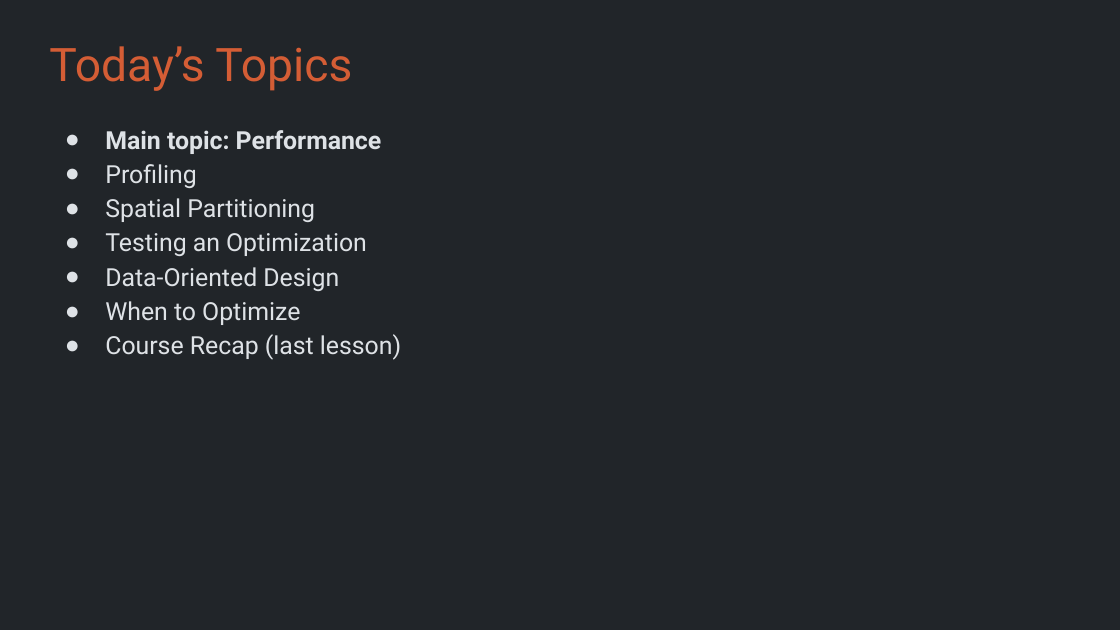
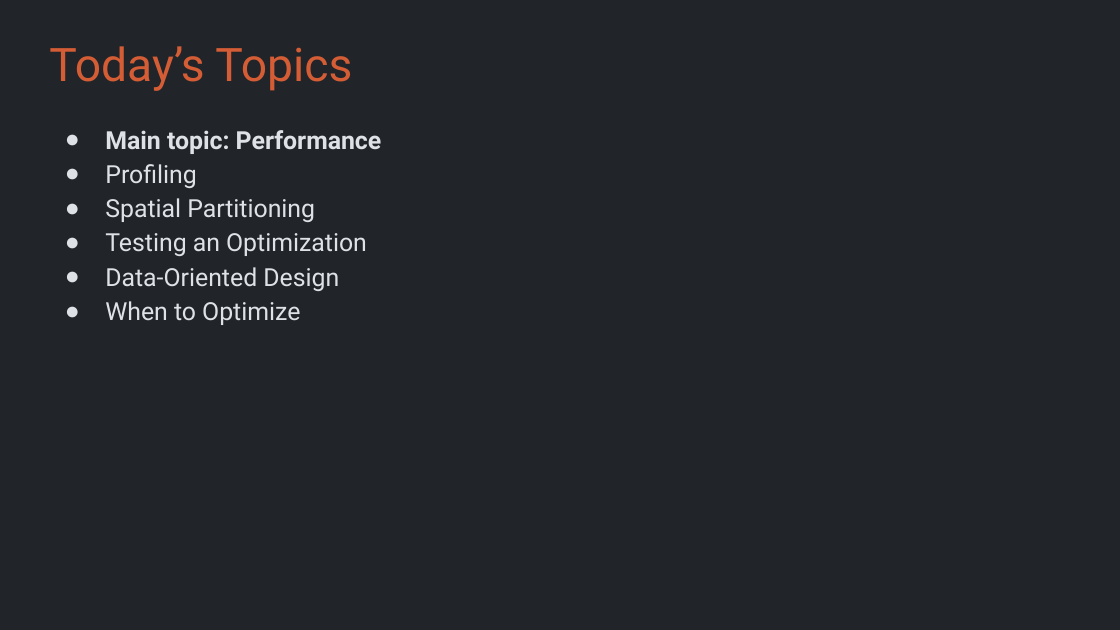
Before and after one commit to Metamate/gar, a slide deck: slide 4 of slides/12 Vampire Survivors.pptx. Drawn at 1120x630 pixels with LibreOffice and Linux fonts; fonts in the diff are those of the drawing. Boxes give left, top, right and bottom in pixels: in the first picture for what was removed or moved away, otherwise in the second. Text is boxed around its words. In the diff, an @@ line names an element or a change of style, - is before the commit and + after.

```diff
--- a/slides/12 Vampire Survivors.pptx
+++ b/slides/12 Vampire Survivors.pptx
@@ text at (x1=105, y1=334, x2=401, y2=360): paragraph removed @@
-● Course Recap (last lesson)
```
Also in this commit, not shown: 19 other files.
